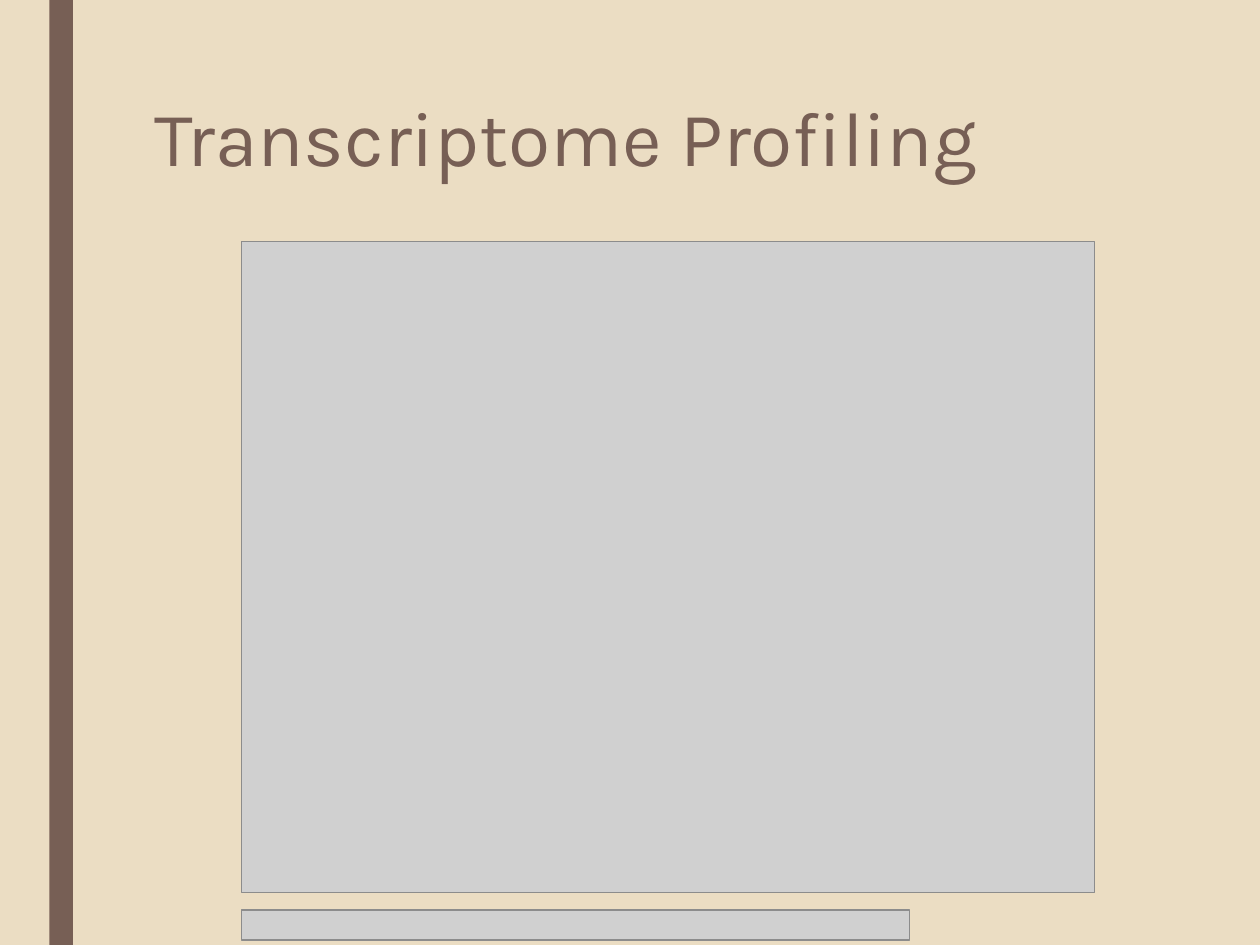
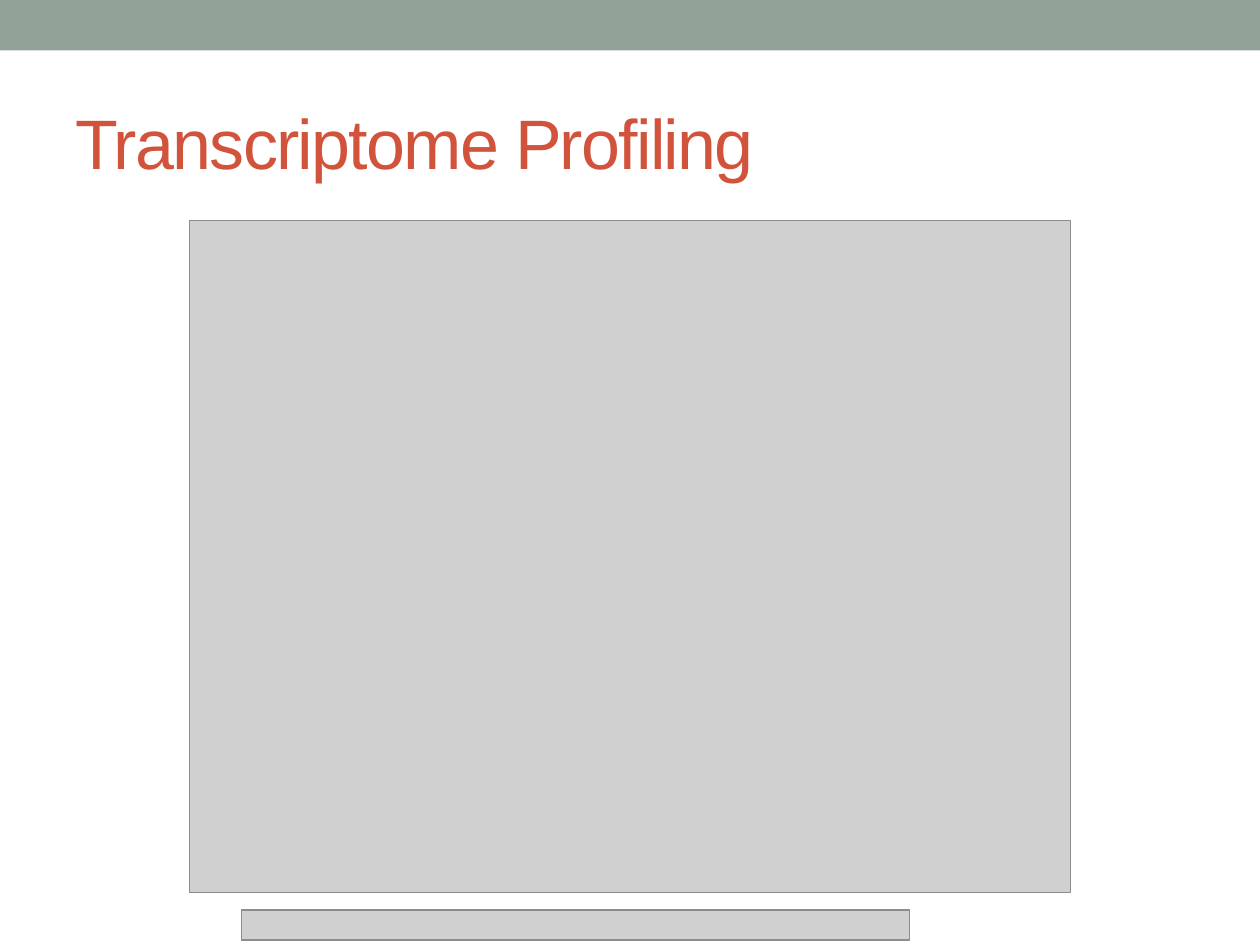
Before and after one commit to katholan/BCB546X-Spring2017_Valerin_final_project, a slide deck: slide 9 of asparagus.pptx. Drawn at 1260x945 pixels with LibreOffice and Linux fonts; fonts in the diff are those of the drawing; grey boxes stand for pictures. Boxes give left, top, right and bottom in pixels: in the first picture for what was removed or moved away, otherwise in the second. Text is boxed around its words. In the diff, an @@ line names an element or a change of style, - is before the commit and + after.

```diff
--- a/asparagus.pptx
+++ b/asparagus.pptx
@@ background #EBDDC3 to #FFFFFF @@
@@ rectangle added at [0, 0, 1260, 50], fill #93A299 @@
@@ rectangle removed at [49, 0, 73, 945] @@
@@ title "Transcriptome Profiling": place and size @@
-title "Transcriptome Profiling" at [154, 113, 977, 184]
+title "Transcriptome Profiling" at [76, 118, 754, 182]
@@ title "Transcriptome Profiling" at [76, 118, 754, 182]: size 44 to 40 pt, font Karla to Arial, text colour #775F55 to #D2533C, letter spacing 0 to -1 pt; line spacing 0.89 to 1; vertical alignment top to middle @@
@@ picture: place and size @@
-picture at [242, 242, 1095, 893]
+picture at [190, 220, 1071, 892]
```
Also in this commit, not shown: 20 other slides changed, 1 slide added, 1 slide removed, 1 other file.
